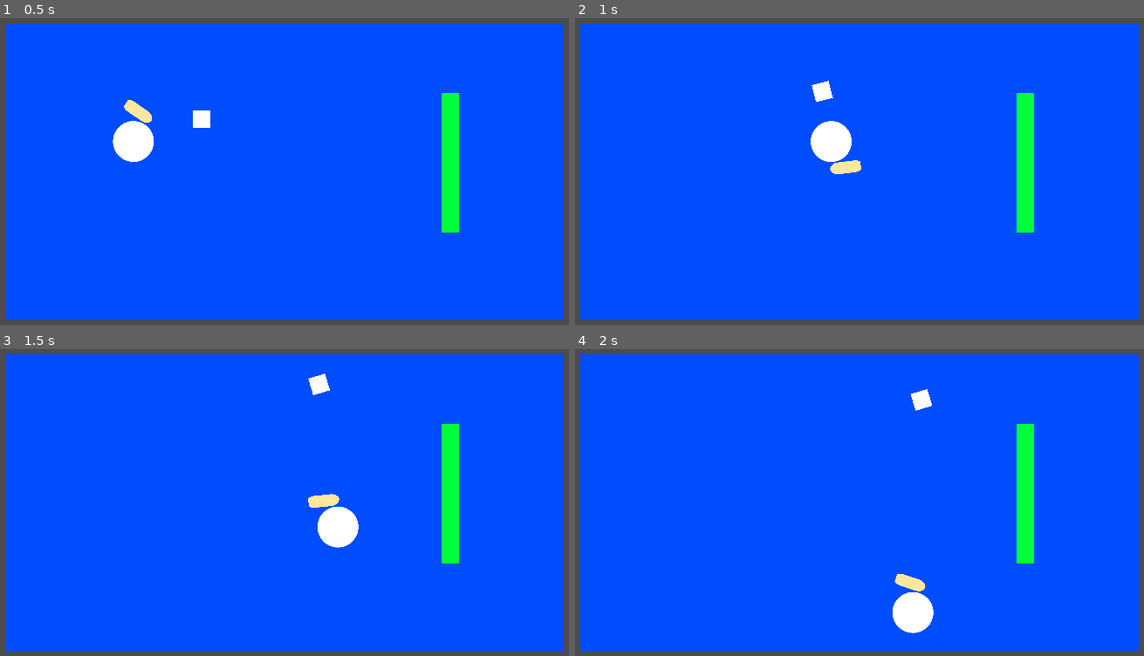
Above: before the commit, frames 1-4 (two rows, left to right).
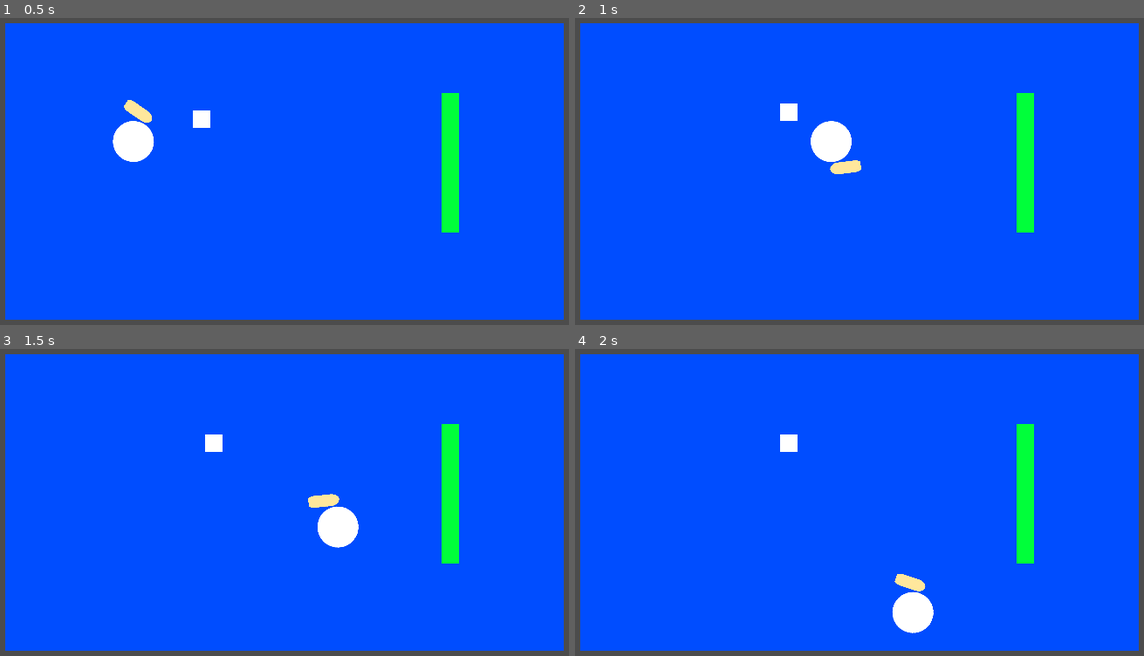
Above: after the commit, the same moments.

Repository: wet-floor/1501-final-project
Game: Godot game, scene res://testing/chloe/object_collisions_test.tscn
The game is run twice, just before and just after one commit, with the same random seed, the same clock (stepped at 60 frames per second) and the same inputs. This scene is started directly instead of the project's main scene.
Inputs (mouse positions are in pixels of both pictures, inside the frame that each line leads up to):
- Up to frame 1 (0.5 s): no input
- Up to frame 2 (1 s): tap Enter (ui_accept) at 0.5, 0.77 s; move the mouse to (1013, 146) at 0.52 s; hold D (player_right) from 0.53 s (still down); tap Mouse wheel up (inv_left) at 0.6 s
- Up to frame 3 (1.5 s): move the mouse to (142, 517) at 1.27 s; release D (player_right) at 1.28 s; hold S (player_down) from 1.28 s (still down); tap Mouse wheel down (inv_right) at 1.35 s
- Up to frame 4 (2 s): keep holding S (player_down); tap Enter (ui_accept) at 1.52 s

Frame 1 is identical in both runs. In frame 2, 0.3% of the frame differs, in the area x 36-46%, y 20-34%; in frame 3, 0.3%; in frame 4, 0.3%.

Commit message:
Velocity Fix

Diff:
--- a/testing/chloe/object.gd
+++ b/testing/chloe/object.gd
@@ -35,6 +35,8 @@
 			player_state(state)
 
 func boundary_state(state) -> void:
+	set_linear_velocity((velocity * gravity) / object_weight)
+
 	if breakable == true:
 		queue_free()
 
@@ -42,16 +44,17 @@
 	set_linear_velocity((velocity * gravity) / object_weight)
 
 func player_state(state) -> void:
+	set_linear_velocity((velocity * gravity) / object_weight)
+
 	if breakable == true and harmful == true:
 		queue_free()
 		emit_signal("apply_damage", damage)
 		# connect signal to health bar
-	else:
-		# change velocity based on player
-		pass
 
 func _on_object_body_entered(area : Node) -> void:
 	if area.get_name() == "KinematicBody2D":
 		current_state = PLAYER
 	elif area.get_name() == "TileMap":
 		current_state = BOUNDARY
+	else:
+		current_state = FREE
--- a/testing/chloe/object_collisions_test.tscn
+++ b/testing/chloe/object_collisions_test.tscn
@@ -19,6 +19,6 @@
 [node name="KinematicBody2D" parent="." instance=ExtResource( 1 )]
 position = Vector2( 363, 313 )
 
-[node name="RigidBody2D" parent="." instance=ExtResource( 5 )]
+[node name="RigidBody2D" parent="." groups=["object"] instance=ExtResource( 5 )]
 position = Vector2( 488, 272 )
 collision_mask = 1
